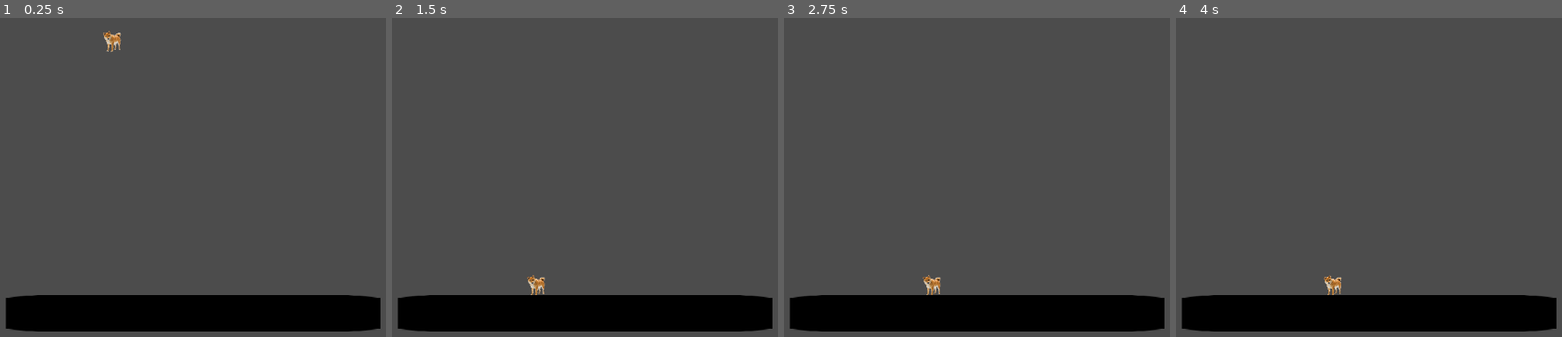
Above: before the commit, frames 1-4 (left to right).
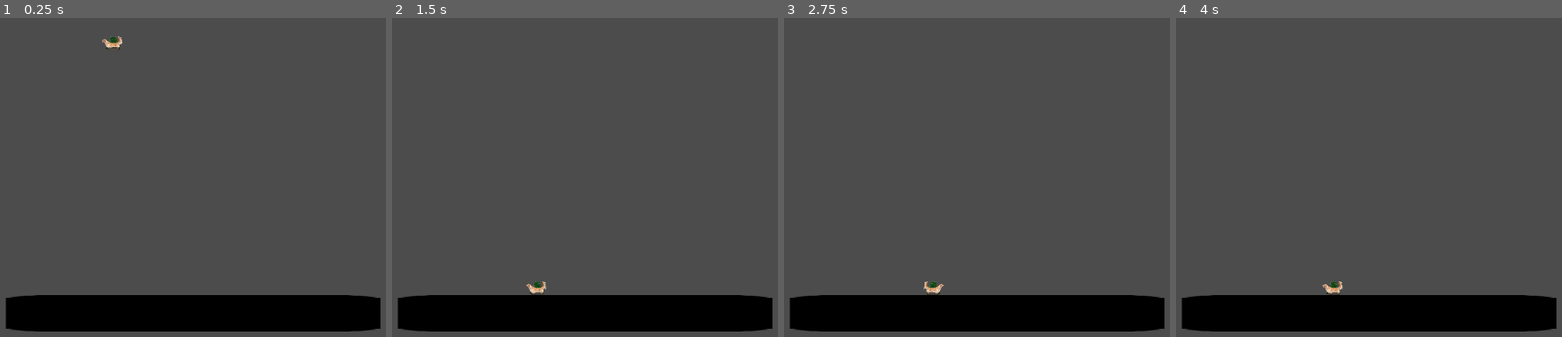
Above: after the commit, the same moments.

Repository: meganaut/dogs_of_war
Game: Godot game, scene res://TestMap.tscn
Two runs of this game, one before a commit and one after it. Both use one fixed random seed, a clock stepped at 60 frames per second and the inputs below. The project has no main scene, so this scene is started directly. The engine's default icon, where the game draws it, is replaced by a stand-in: a white triangle on a blue panel in a dark square.
Inputs:
- Up to frame 1 (0.25 s): no input
- Up to frame 2 (1.5 s): hold Right (ui_right) 0.53-1.28 s; hold Left (ui_left) from 1.28 s (still down)
- Up to frame 3 (2.75 s): release Left (ui_left) at 2.03 s; hold Right (ui_right) from 2.03 s (still down)
- Up to frame 4 (4 s): release Right (ui_right) at 3.53 s; hold Left (ui_left) from 3.53 s (still down)

The runs differ from the first frame. In frame 1, 0.2% of the frame differs, in the area x 26-32%, y 4-11%; in frame 2, 0.2%; in frame 3, 0.2%; in frame 4, 0.2%, in the area x 37-44%, y 80-87%.

Commit message:
added the basic tank design with a doggo in it... lol basic animation added.:

Diff:
--- a/Player.gd
+++ b/Character.gd
@@ -1,8 +1,10 @@
 extends KinematicBody2D
 
 var motion = Vector2()
+var gravity = 10
+
+# export vars
 export (int) var movementSpeed
-export (int) var gravity
 
 func _ready():
 	# Called when the node is added to the scene for the first time.
@@ -14,10 +16,15 @@
 
 	if Input.is_action_pressed("ui_right"):
 		motion.x = movementSpeed
+		$DoggoTank.moving = true
+		$DoggoTank.backwards = true
 	elif Input.is_action_pressed("ui_left"):
 		motion.x = -movementSpeed
+		$DoggoTank.moving = true
+		$DoggoTank.backwards = false
 	else:
 		motion.x = 0
+		$DoggoTank.moving = false
 
 	var collision = move_and_collide(motion * delta)
 	if collision:
--- a/Player.tscn
+++ b/Character.tscn
@@ -1,12 +1,12 @@
 [gd_scene load_steps=4 format=2]
 
-[ext_resource path="res://Player.gd" type="Script" id=1]
-[ext_resource path="res://assets/TestShibe.png" type="Texture" id=2]
+[ext_resource path="res://Character.gd" type="Script" id=1]
+[ext_resource path="res://DoggoTank.tscn" type="PackedScene" id=2]
 
 [sub_resource type="RectangleShape2D" id=1]
 
 custom_solver_bias = 0.0
-extents = Vector2( 10, 10 )
+extents = Vector2( 10, 5.95159 )
 
 [node name="Player" type="KinematicBody2D"]
 
@@ -21,16 +21,15 @@
 "_edit_group_": true
 }
 movementSpeed = null
-gravity = null
 
-[node name="Sprite" type="Sprite" parent="." index="0"]
+[node name="DoggoTank" parent="." index="0" instance=ExtResource( 2 )]
 
-scale = Vector2( 0.2, 0.2 )
-texture = ExtResource( 2 )
+position = Vector2( -0.00012207, 2.99994 )
+scale = Vector2( 0.1, 0.1 )
 _sections_unfolded = [ "Transform" ]
 
 [node name="Collider" type="CollisionShape2D" parent="." index="1"]
 
-position = Vector2( 4.76837e-006, -1.90735e-006 )
-scale = Vector2( 2.46154, 2.46154 )
+position = Vector2( 1.60596, 6.42128 )
+scale = Vector2( 2.46154, 2.84117 )
 shape = SubResource( 1 )
--- /dev/null
+++ b/DoggoTank.gd
@@ -0,0 +1,41 @@
+extends Node2D
+
+export (bool) var moving
+export (bool) var backwards
+export (int) var jiggleFrames = 10
+export (int) var jigglePixels = 5
+
+var jiggleCount = 0
+
+func _ready():
+	pass
+
+func _process(delta):
+	if moving:
+		$Treads.play('moving')
+		shouldJiggle()
+	else:
+		$Treads.play('stopped')
+
+	flippo(backwards)
+
+func shouldJiggle():
+	jiggleCount+=1
+	var jigglo = jiggleCount % (jiggleFrames *2)
+	var offset = $Doggo.offset
+
+	if jigglo == jiggleFrames:
+		$Doggo.offset = Vector2(offset.x, 0)
+	if jigglo == 0:
+		jiggleCount = 0
+		$Doggo.offset = Vector2(offset.x, jigglePixels)
+
+func flippo(flip):
+	$Doggo.set_flip_h(flip)
+	$Treads.set_flip_h(flip)
+	$Doggo/Turret.set_flip_h(flip)
+
+	if flip:
+		$Doggo.offset = Vector2(60, $Doggo.offset.y)
+	else:
+		$Doggo.offset = Vector2(0, $Doggo.offset.y)
--- /dev/null
+++ b/DoggoTank.tscn
@@ -0,0 +1,60 @@
+[gd_scene load_steps=9 format=2]
+
+[ext_resource path="res://DoggoTank.gd" type="Script" id=1]
+[ext_resource path="res://assets/golden1.png" type="Texture" id=2]
+[ext_resource path="res://assets/turret1.png" type="Texture" id=3]
+[ext_resource path="res://assets/tank-tread1.png" type="Texture" id=4]
+[ext_resource path="res://assets/tank-tread2.png" type="Texture" id=5]
+[ext_resource path="res://assets/tank-tread3.png" type="Texture" id=6]
+
+[sub_resource type="SpriteFrames" id=1]
+
+animations = [ {
+"frames": [ ExtResource( 2 ) ],
+"loop": true,
+"name": "still",
+"speed": 5.0
+} ]
+
+[sub_resource type="SpriteFrames" id=2]
+
+animations = [ {
+"frames": [ ExtResource( 4 ), ExtResource( 5 ), ExtResource( 6 ) ],
+"loop": true,
+"name": "moving",
+"speed": 2.0
+}, {
+"frames": [ ExtResource( 4 ) ],
+"loop": true,
+"name": "stopped",
+"speed": 5.0
+} ]
+
+[node name="DoggoTank" type="Node2D"]
+
+position = Vector2( 896, 480 )
+script = ExtResource( 1 )
+__meta__ = {
+"_edit_group_": true
+}
+moving = true
+backwards = false
+jiggleFrames = 10
+jigglePixels = 5
+
+[node name="Doggo" type="AnimatedSprite" parent="." index="0"]
+
+frames = SubResource( 1 )
+animation = "still"
+
+[node name="Turret" type="Sprite" parent="Doggo" index="0"]
+
+position = Vector2( 37.5256, -75.5782 )
+scale = Vector2( 0.948837, 1.15646 )
+texture = ExtResource( 3 )
+
+[node name="Treads" type="AnimatedSprite" parent="." index="1"]
+
+position = Vector2( 32, 160 )
+frames = SubResource( 2 )
+animation = "moving"
--- a/TestMap.tscn
+++ b/TestMap.tscn
@@ -1,6 +1,6 @@
 [gd_scene load_steps=4 format=2]
 
-[ext_resource path="res://Player.tscn" type="PackedScene" id=1]
+[ext_resource path="res://Character.tscn" type="PackedScene" id=1]
 [ext_resource path="res://icon.png" type="Texture" id=2]
 
 [sub_resource type="RectangleShape2D" id=1]
@@ -13,7 +13,6 @@
 [node name="Player" parent="." index="0" instance=ExtResource( 1 )]
 
 movementSpeed = 150
-gravity = 10
 
 [node name="StaticBody2D" type="StaticBody2D" parent="." index="1"]
 
Binary file added: assets/barrel.png
Not shown, added: assets/barrel.png.import
Binary file added: assets/golden-unmutilated.png
Not shown, added: assets/golden-unmutilated.png.import
Binary file added: assets/golden1.png
Not shown, added: assets/golden1.png.import
Binary file added: assets/tank-tread1.png
Not shown, added: assets/tank-tread1.png.import
Binary file added: assets/tank-tread2.png
Not shown, added: assets/tank-tread2.png.import
Binary file added: assets/tank-tread3.png
Not shown, added: assets/tank-tread3.png.import
(and 3 more such lines)
